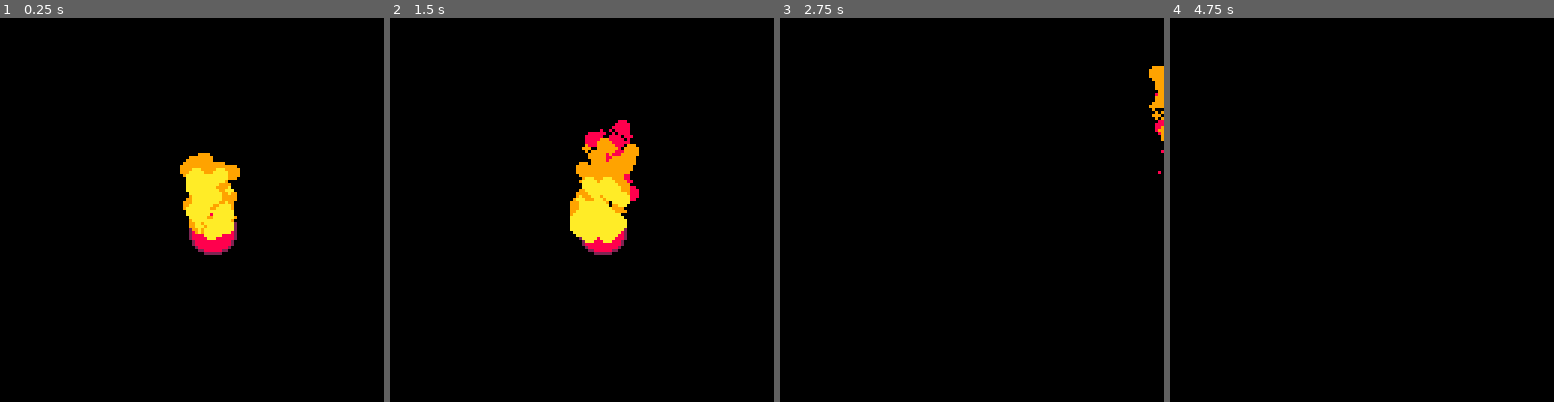
Above: before the commit, frames 1-4 (left to right).
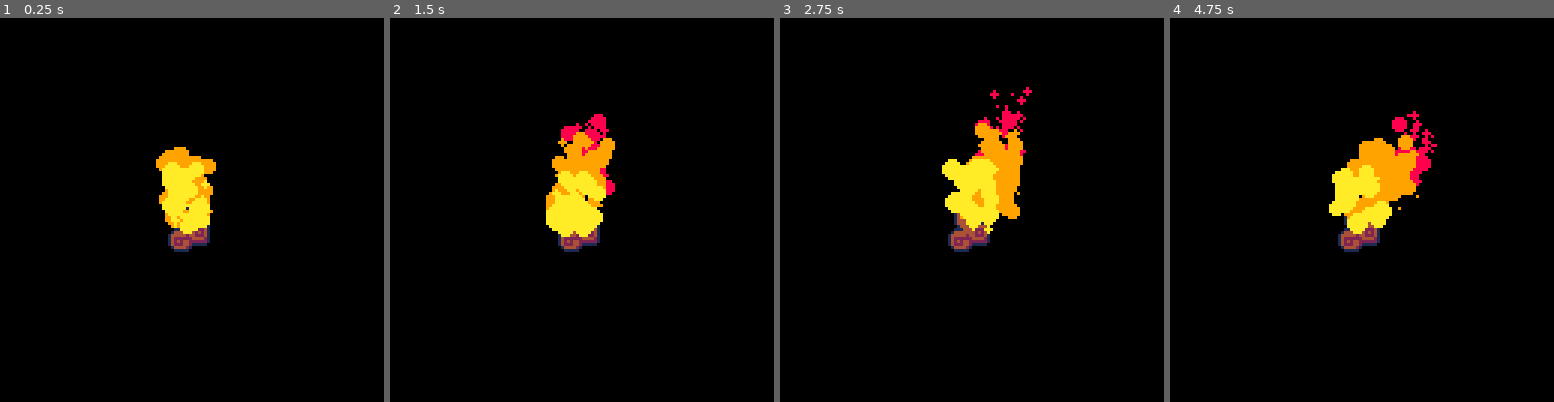
Above: after the commit, the same moments.

Repository: kdiab/carts
Game: PICO-8 cartridge particles/particles.p8
The game is run twice, just before and just after one commit, with the same random seed, the same clock (stepped at 60 frames per second) and the same inputs.
Inputs:
- Up to frame 1 (0.25 s): no input
- Up to frame 2 (1.5 s): no input
- Up to frame 3 (2.75 s): hold Right 1.6-2.1 s; hold Up 2.15-2.42 s; hold Right from 2.47 s (still down)
- Up to frame 4 (4.75 s): release Right at 3.03 s; hold Left 3.08-3.58 s; hold Down 3.63-3.97 s; hold Right 4.02-4.68 s; hold Up from 4.73 s (still down)

The runs differ from the first frame. In frame 1, 3.9% of the frame differs, in the area x 40-63%, y 33-62%; in frame 2, 5.1%; in frame 3, 5.3%, in the area x 42-100%, y 12-61%; in frame 4, 5.0%.

Commit message:
movement demo

Diff:
--- a/particles/particles.p8
+++ b/particles/particles.p8
@@ -3,15 +3,16 @@
 __lua__
 function _init()
 		particles = {}
-		player = {x=63, y=63}
+		player = {x=55, y=63}
 		life = 10
+		force = 1
 end
 
 function _update()
 		for i = 1, 10 do
 				part = {
 				x=player.x+rnd(15),
-				y=player.y-9+rnd(20),
+				y=player.y-11+rnd(20),
 				r=1 + rnd(3),
 				c=10,
 				l=6
@@ -32,11 +33,14 @@
 				if p.l <= 0 then
 						del(particles, p)
 				end
+				if btn(⬅️) then p.x -= force end
+				if btn(➡️) then p.x += force end
+				if btn(⬆️) then p.y -= force end
+				if btn(⬇️) then p.y += force*3 end
 		end
-		if btn(⬆️) then player.y -=4 end
-		if btn(⬇️) then player.y +=4 end
-		if btn(⬅️) then player.x -=4 end
-		if btn(➡️) then player.x +=4 end
+
+
+
 end
 
 function _draw()
@@ -48,19 +52,18 @@
 
 end
 __gfx__
-00000000000002222220000000000000000000000000000000000000000000000000000000000000000000000000000000000000000000000000000000000000
-00000000000228888882200000000000000000000000000000000000000000000000000000000000000000000000000000000000000000000000000000000000
-00700700002888888888820000000000000000000000000000000000000000000000000000000000000000000000000000000000000000000000000000000000
-00077000028888888888882000000000000000000000000000000000000000000000000000000000000000000000000000000000000000000000000000000000
-00077000028888888888882000000000000000000000000000000000000000000000000000000000000000000000000000000000000000000000000000000000
-00700700288888888888888200000000000000000000000000000000000000000000000000000000000000000000000000000000000000000000000000000000
-00000000288888888888888200000000000000000000000000000000000000000000000000000000000000000000000000000000000000000000000000000000
-00000000288888888888888200000000000000000000000000000000000000000000000000000000000000000000000000000000000000000000000000000000
-00000000288888888888888200000000000000000000000000000000000000000000000000000000000000000000000000000000000000000000000000000000
-00000000288888888888888200000000000000000000000000000000000000000000000000000000000000000000000000000000000000000000000000000000
-00000000288888888888888200000000000000000000000000000000000000000000000000000000000000000000000000000000000000000000000000000000
-00000000028888888888882000000000000000000000000000000000000000000000000000000000000000000000000000000000000000000000000000000000
-00000000028888888888882000000000000000000000000000000000000000000000000000000000000000000000000000000000000000000000000000000000
-00000000002888888888820000000000000000000000000000000000000000000000000000000000000000000000000000000000000000000000000000000000
-00000000000228888882200000000000000000000000000000000000000000000000000000000000000000000000000000000000000000000000000000000000
-00000000000002222220000000000000000000000000000000000000000000000000000000000000000000000000000000000000000000000000000000000000
+00000000000001110000000000000000000000000000000000000000000000000000000000000000000000000000000000000000000000000000000000000000
+00000000000014441000000000000000000000000000000000000000000000000000000000000000000000000000000000000000000000000000000000000000
+00700700000144444100000000000000000000000000000000000000000000000000000000000000000000000000000000000000000000000000000000000000
+00077000000149944410000000004440000000000000000000000000000000000000000000000000000000000000000000000000000000000000000000000000
+00077000000144494441000000044444000000000000000000000000000000000000000000000000000000000000000000000000000000000000000000000000
+00700700000144449444110000049944400000000000000000000000000000000000000000000000000000000000000000000000000000000000000000000000
+00000000000014444944441000044494440000000000000000000000000000000000000000000000000000000000000000000000000000000000000000000000
+00000000000111444422241000044449444000000000000000000000000000000000000000000000000000000000000000000000000000000000000000000000
+00000000001444444424241000004444944440000000000000000000000000000000000000000000000000000000000000000000000000000000000000000000
+00000000014444424422241000000444422240000000000000000000000000000000000000000000000000000000000000000000000000000000000000000000
+00000000014222222444421000000044424240000000000000000000000000000000000000000000000000000000000000000000000000000000000000000000
+00000000014242442222221000000004422240000000000000000000000000000000000000000000000000000000000000000000000000000000000000000000
+00000000014222442111110000000000444400000000000000000000000000000000000000000000000000000000000000000000000000000000000000000000
+00000000001444421000000000000000000000000000000000000000000000000000000000000000000000000000000000000000000000000000000000000000
+00000000000111110000000000000000000000000000000000000000000000000000000000000000000000000000000000000000000000000000000000000000
